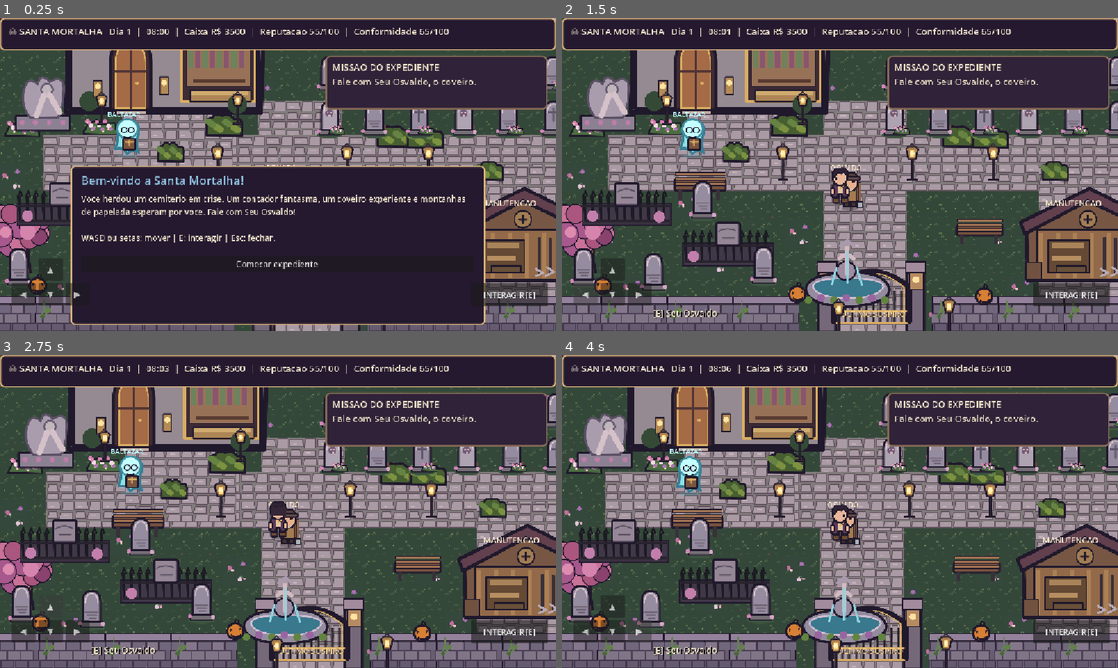
Above: before the commit, frames 1-4 (two rows, left to right).
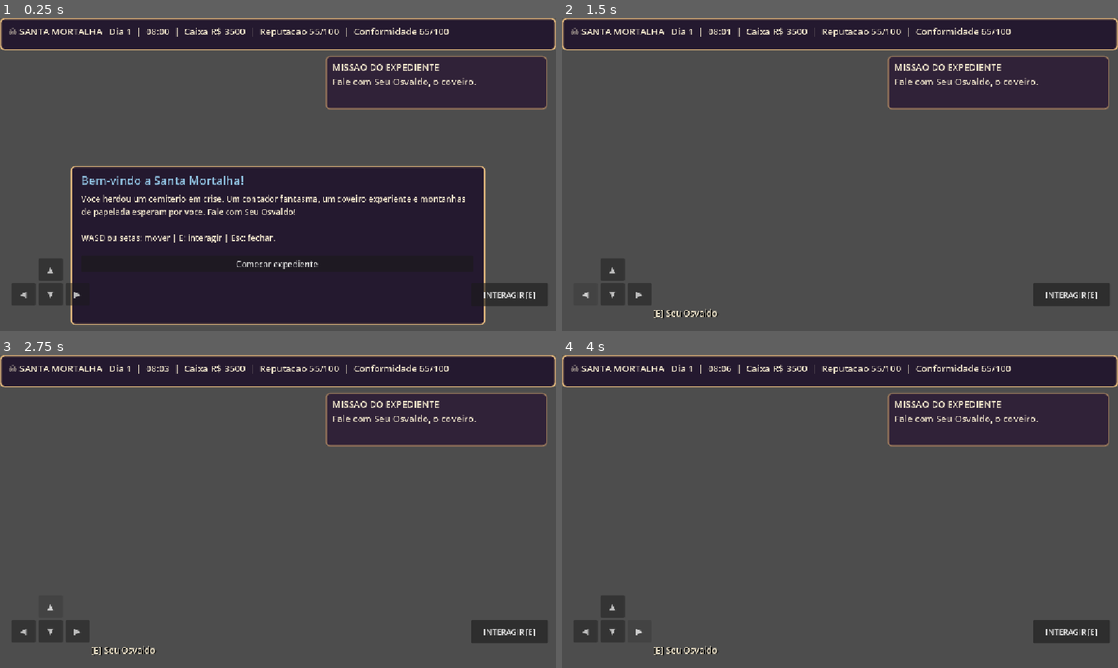
Above: after the commit, the same moments.

Repository: viniciushb104-png/descanse-em-paz
Game: Godot game, scene res://scenes/main.tscn
Same seed, same stepped clock (60 frames per second), same inputs: the game is played once before the commit and once after it.
Inputs:
- Up to frame 1 (0.25 s): no input
- Up to frame 2 (1.5 s): click "Comecar expediente" at 0.5 s; click "◀" at 1.25 s
- Up to frame 3 (2.75 s): click "▲" at 2 s
- Up to frame 4 (4 s): click "▼" at 2.75 s; click "▶" at 3.5 s

The runs differ from the first frame. In frame 1, 38% of the frame differs, in the area x 0-100%, y 0-100%; in frame 2, 69%; in frame 3, 69%; in frame 4, 69%.
Error after the commit: Parse Error: Cannot assign a value of type String to variable "grave_texture" with specified type Texture2D. (res://scripts/map_art.gd:145)

Commit message:
fix(art): usar atlas PNG oficiais de Santa Mortalha no mapa e no protagonista

Diff:
--- a/scripts/map_art.gd
+++ b/scripts/map_art.gd
@@ -1,38 +1,84 @@
 extends RefCounted
-## Mapa visual versionado em Godot; cada elemento e um recurso independente.
-## Visual base V0.2: arte vetorial original (substituivel por atlas PNG definitivo).
+## V0.3: importa e posiciona PIXEL ART RECORTADA DAS IMAGENS OFICIAIS do projeto.
+## Texturas PNG sao atlases com alfa; as regioes preservam assets independentes.
+## Os SVGs da v0.2 nao sao mais utilizados neste mapa.
 
-const GRASS = preload("res://assets/sprites/grass.svg")
-const FLOWERS_GRASS = preload("res://assets/sprites/flowers_grass.svg")
-const PATH = preload("res://assets/sprites/path.svg")
-const EARTH = preload("res://assets/sprites/earth.svg")
-const WALL = preload("res://assets/sprites/wall.svg")
-const GATE = preload("res://assets/sprites/gate.svg")
-const FENCE = preload("res://assets/sprites/fence.svg")
-const GRAVE0 = preload("res://assets/sprites/grave_0.svg")
-const GRAVE1 = preload("res://assets/sprites/grave_1.svg")
-const GRAVE2 = preload("res://assets/sprites/grave_2.svg")
-const PLOT = preload("res://assets/sprites/plot.svg")
-const PLOT_RESERVED = preload("res://assets/sprites/plot_reserved.svg")
-const HEDGE = preload("res://assets/sprites/hedge.svg")
-const FLOWERS = preload("res://assets/sprites/flowers.svg")
-const TREE = preload("res://assets/sprites/tree.svg")
-const LANTERN = preload("res://assets/sprites/lantern.svg")
-const BENCH = preload("res://assets/sprites/bench.svg")
-const PUMPKIN = preload("res://assets/sprites/pumpkin.svg")
-const STATUE = preload("res://assets/sprites/statue.svg")
-const FOUNTAIN = preload("res://assets/sprites/fountain.svg")
-const OFFICE = preload("res://assets/sprites/office.svg")
-const SHED = preload("res://assets/sprites/shed.svg")
-const FAMILY = preload("res://assets/sprites/family_plot.svg")
-const OSVALDO = preload("res://assets/sprites/osvaldo_down_0.svg")
-const BALTAZAR = preload("res://assets/sprites/baltazar_down_0.svg")
+const WORLD_ATLAS: Texture2D = preload("res://assets/art/world.png")
+const CHARACTER_ATLAS: Texture2D = preload("res://assets/art/characters.png")
+
+const SPRITES = {
+    "grass": Rect2(3, 3, 40, 40),
+    "flowers_grass": Rect2(47, 3, 40, 40),
+    "stone_path": Rect2(91, 3, 40, 40),
+    "earth": Rect2(135, 3, 40, 40),
+    "wall": Rect2(179, 3, 137, 80),
+    "gate": Rect2(320, 3, 198, 100),
+    "fence": Rect2(522, 3, 112, 87),
+    "grave_a": Rect2(638, 3, 48, 65),
+    "grave_b": Rect2(690, 3, 52, 65),
+    "grave_c": Rect2(746, 3, 46, 65),
+    "plot": Rect2(796, 3, 57, 65),
+    "family_plot": Rect2(3, 107, 150, 70),
+    "bush": Rect2(157, 107, 52, 52),
+    "flowerbed": Rect2(213, 107, 62, 46),
+    "hedge": Rect2(279, 107, 54, 52),
+    "tree": Rect2(337, 107, 174, 187),
+    "lantern": Rect2(515, 107, 38, 92),
+    "bench": Rect2(557, 107, 86, 64),
+    "pumpkin": Rect2(647, 107, 35, 45),
+    "statue": Rect2(686, 107, 138, 138),
+    "fountain": Rect2(3, 298, 207, 137),
+    "office": Rect2(214, 298, 300, 223),
+    "shed": Rect2(518, 298, 250, 188),
+    "marker": Rect2(772, 298, 48, 65)
+}
+
+const NPC_RECTS = {
+    "osvaldo_down_0": Rect2(3, 92, 52, 65),
+    "osvaldo_down_1": Rect2(59, 92, 52, 65),
+    "baltazar_down_0": Rect2(3, 161, 53, 70),
+    "baltazar_down_1": Rect2(60, 161, 53, 70)
+}
+
+const GRASS = "grass"
+const FLOWERS_GRASS = "flowers_grass"
+const PATH = "stone_path"
+const EARTH = "earth"
+const WALL = "wall"
+const GATE = "gate"
+const FENCE = "fence"
+const GRAVE0 = "grave_a"
+const GRAVE1 = "grave_b"
+const GRAVE2 = "grave_c"
+const PLOT = "plot"
+const PLOT_RESERVED = "plot_reserved"
+const HEDGE = "hedge"
+const FLOWERS = "flowerbed"
+const TREE = "tree"
+const LANTERN = "lantern"
+const BENCH = "bench"
+const PUMPKIN = "pumpkin"
+const STATUE = "statue"
+const FOUNTAIN = "fountain"
+const OFFICE = "office"
+const SHED = "shed"
+const FAMILY = "family_plot"
+const OSVALDO = "osvaldo_down_0"
+const BALTAZAR = "baltazar_down_0"
 
 const WORLD_RECT := Rect2(0, 0, 1536, 960)
 const PAPER := Color("#f6e5cb")
 
-static func stamp(ctx: Node2D, tex: Texture2D, x: float, y: float, w: float, h: float) -> void:
-    ctx.draw_texture_rect(tex, Rect2(x, y, w, h), false)
+static func stamp(ctx: Node2D, sprite_key: String, x: float, y: float, w: float, h: float) -> void:
+    var is_plot_reserved: bool = sprite_key == "plot_reserved"
+    var lookup_key: String = "plot" if is_plot_reserved else sprite_key
+    var atlas: Texture2D = CHARACTER_ATLAS if NPC_RECTS.has(lookup_key) else WORLD_ATLAS
+    var sources: Dictionary = NPC_RECTS if NPC_RECTS.has(lookup_key) else SPRITES
+    if not sources.has(lookup_key):
+        return
+    ctx.draw_texture_rect_region(atlas, Rect2(x, y, w, h), sources[lookup_key], Color.WHITE, false, true)
+    if is_plot_reserved:
+        ctx.draw_rect(Rect2(x + 2, y + 4, w - 4, h - 8), Color("#f0c068"), false, 4.0)
 
 static func writing(ctx: Node2D, pos: Vector2, message: String, size_px: int = 19, color: Color = PAPER) -> void:
     ctx.draw_string(ThemeDB.fallback_font, pos, message, HORIZONTAL_ALIGNMENT_LEFT, -1, size_px, color)
@@ -122,10 +168,10 @@
         stamp(ctx, HEDGE, pos.x, pos.y, 66, 53)
 
     # Personagens fixos: as coordenadas coincidem com o sistema de interacao.
-    stamp(ctx, OSVALDO, 695, 588, 62, 96)
+    stamp(ctx, "osvaldo_down_1" if int(time_minute / 2.0) % 2 == 0 else OSVALDO, 695, 588, 62, 90)
     writing(ctx, Vector2(681, 590), "OSVALDO", 15, PAPER)
     var float_y: float = sin(time_minute * 0.18) * 5.0
-    stamp(ctx, BALTAZAR, 328, 470 + float_y, 71, 100)
+    stamp(ctx, "baltazar_down_1" if int(time_minute / 2.0) % 2 == 0 else BALTAZAR, 328, 470 + float_y, 71, 92)
     writing(ctx, Vector2(318, 468), "BALTAZAR", 15, Color("#bdf7fa"))
     if time_minute > 930.0:
         var alpha: float = clampf((time_minute - 930.0) / 180.0, 0.0, 0.24)
--- a/scripts/player.gd
+++ b/scripts/player.gd
@@ -2,11 +2,13 @@
 ## Personagem jogavel em quatro direcoes, animacao 2 quadros e colisao simples.
 const SPEED: float = 210.0
 const WORLD_SIZE := Vector2(1536.0, 960.0)
+const CHARACTER_ATLAS: Texture2D = preload("res://assets/art/characters.png")
+# [parado, caminhada A, caminhada B] por direcao; recortes reais do concept.
 const FRAMES = [
-    [preload("res://assets/sprites/protagonist_down_0.svg"), preload("res://assets/sprites/protagonist_down_1.svg")],
-    [preload("res://assets/sprites/protagonist_left_0.svg"), preload("res://assets/sprites/protagonist_left_1.svg")],
-    [preload("res://assets/sprites/protagonist_right_0.svg"), preload("res://assets/sprites/protagonist_right_1.svg")],
-    [preload("res://assets/sprites/protagonist_up_0.svg"), preload("res://assets/sprites/protagonist_up_1.svg")]
+    [Rect2(3, 3, 52, 85), Rect2(115, 3, 52, 85), Rect2(171, 3, 52, 85)] # down,
+    [Rect2(227, 3, 52, 85), Rect2(339, 3, 52, 85), Rect2(395, 3, 52, 85)] # left,
+    [Rect2(451, 3, 52, 85), Rect2(563, 3, 52, 85), Rect2(619, 3, 52, 85)] # right,
+    [Rect2(675, 3, 52, 85), Rect2(787, 3, 52, 85), Rect2(843, 3, 52, 85)] # up
 ]
 var virtual_direction := Vector2.ZERO
 var facing: int = 0
@@ -46,6 +48,5 @@
     queue_redraw()
 
 func _draw() -> void:
-    var frame: int = int(walk_clock * 7.0) % 2 if walking else 0
-    var texture: Texture2D = FRAMES[facing][frame]
-    draw_texture_rect(texture, Rect2(-28, -75, 56, 93), false)
+    var frame: int = 0 if not walking else 1 + (int(walk_clock * 7.0) % 2)
+    draw_texture_rect_region(CHARACTER_ATLAS, Rect2(-28, -75, 56, 93), FRAMES[facing][frame], Color.WHITE, false, true)
Binary file added: assets/art/characters.png
Binary file added: assets/art/world.png
Not shown, added: docs/ARTE_ORIGINAL.md
